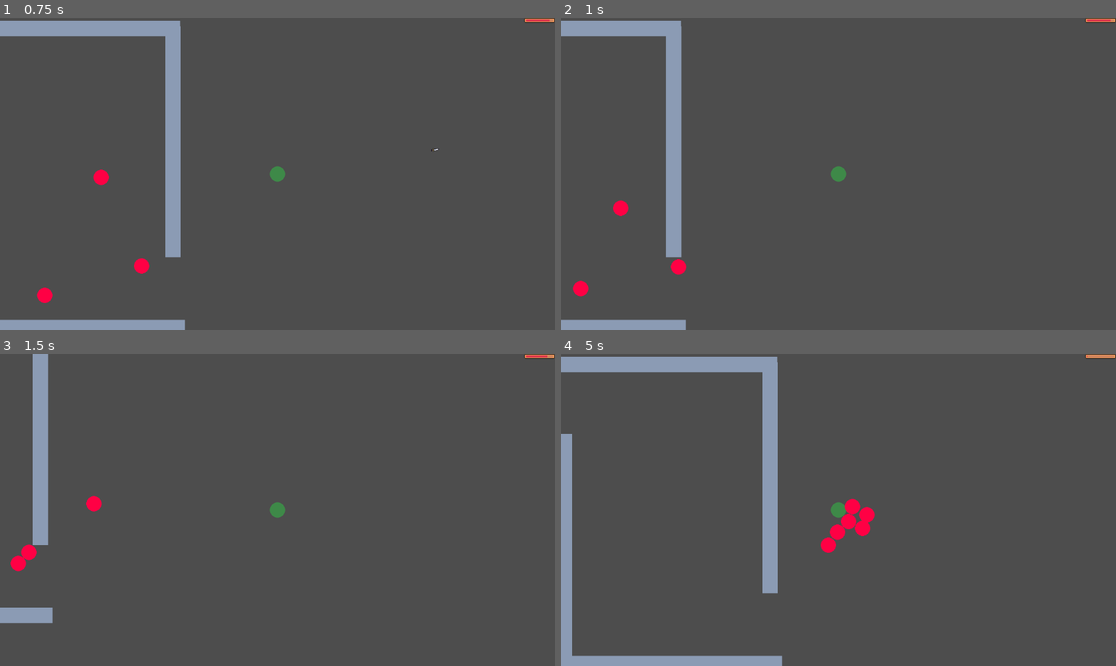
Above: before the commit, frames 1-4 (two rows, left to right).
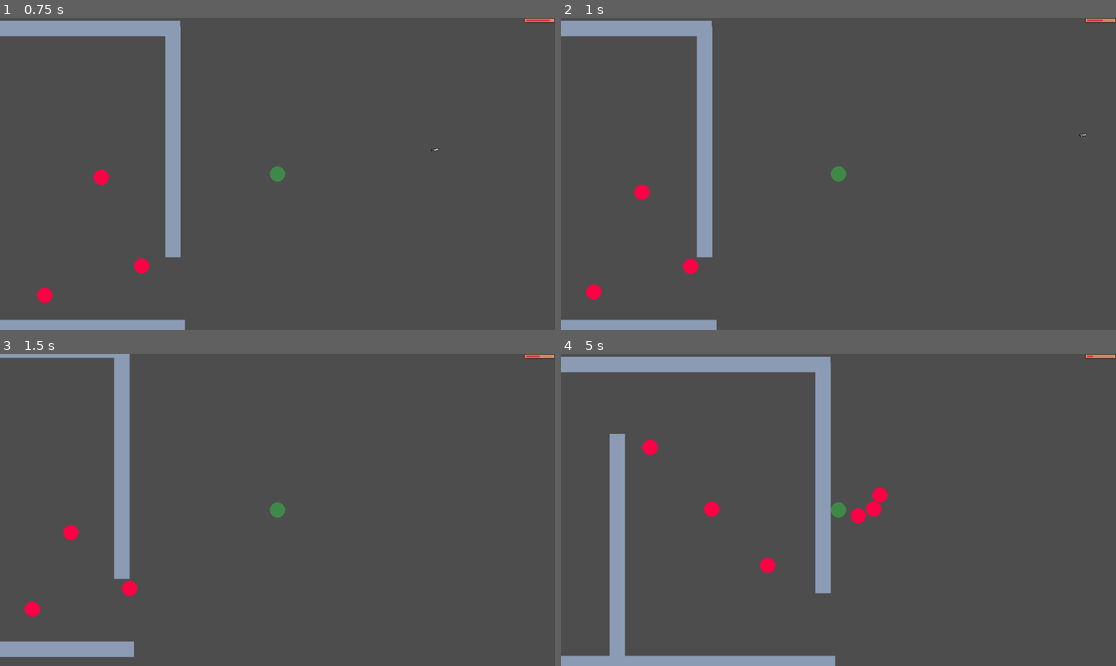
Above: after the commit, the same moments.

Repository: whocares-abt/fast-pace
Game: Godot game, scene res://Scenes/debug_map.tscn
The game is run twice, just before and just after one commit, with the same random seed, the same clock (stepped at 60 frames per second) and the same inputs.
Inputs (mouse positions are in pixels of both pictures, inside the frame that each line leads up to):
- Up to frame 1 (0.75 s): move the mouse to (399, 158) at 0.52 s; hold D (move_right) from 0.53 s (still down); hold Right mouse button (ability) from 0.53 s (still down)
- Up to frame 2 (1 s): keep holding D (move_right); keep holding Right mouse button (ability); tap Shift (bullet_time) at 0.8 s
- Up to frame 3 (1.5 s): move the mouse to (166, 525) at 1.27 s; release D (move_right) at 1.28 s; release Right mouse button (ability) at 1.28 s; hold S (move_down) from 1.28 s (still down); tap Shift (bullet_time) at 1.35 s
- Up to frame 4 (5 s): right-click (727, 525) at 1.55 s; move the mouse to (894, 441) at 2.02 s; release S (move_down) at 2.03 s; hold D (move_right) 2.03-2.78 s; hold Right mouse button (ability) 2.03-2.78 s; tap Shift (bullet_time) at 2.3 s; move the mouse to (810, 572) at 2.77 s; hold W (move_up) 2.78-3.53 s; click (810, 572) at 2.85 s; right-click (810, 572) at 3.05 s; move the mouse to (1005, 556) at 3.52 s; hold Shift (bullet_time) 3.53-4.28 s; hold A (move_left) from 3.53 s (still down); move the mouse to (672, 463) at 4.27 s; right-click (672, 463) at 4.35 s

Frame 1 is identical in both runs. In frame 2, 5.2% of the frame differs, in the area x 2-100%, y 0-100%; in frame 3, 6.4%; in frame 4, 9.1%, in the area x 0-96%, y 0-100%.

Commit message:
Added cooldown for bullet time

Diff:
--- a/Scripts/Characters/player_character.gd
+++ b/Scripts/Characters/player_character.gd
@@ -38,6 +38,7 @@
 		weapon.attack(attack_direction.normalized())
 
 	if (event.is_action_pressed("ability")):
+		# TODO: Should we decouple this code? Can it even be decoupled?
 		if (knife_throw.can_activate):
 			var mana_cost = knife_throw.get_mana_cost()
 			knife_throw.activate.call(attack_direction, weapon.get_hurtbox_location())
--- a/Scripts/Combat/bullet_time.gd
+++ b/Scripts/Combat/bullet_time.gd
@@ -1,13 +1,27 @@
 extends Ability
 
 @export var slowdown = 0.3
+@export var bullet_time_duration = 1
 
 func _ready() -> void:
 	load_stats("res://Resources/Combat/bullet_time.tres")
 	activate = activate_bullet_time
+	can_activate = true
 
 func get_mana_cost():
 	return mana_cost
 
 func activate_bullet_time():
+	if (not can_activate):
+		return
+
+	can_activate = false
 	Engine.time_scale = slowdown
+	var cooldown_time : Signal = get_tree().create_timer(cooldown).timeout
+
+	await get_tree().create_timer(bullet_time_duration).timeout
+	Engine.time_scale = 1
+
+	await cooldown_time
+
+	can_activate = true
